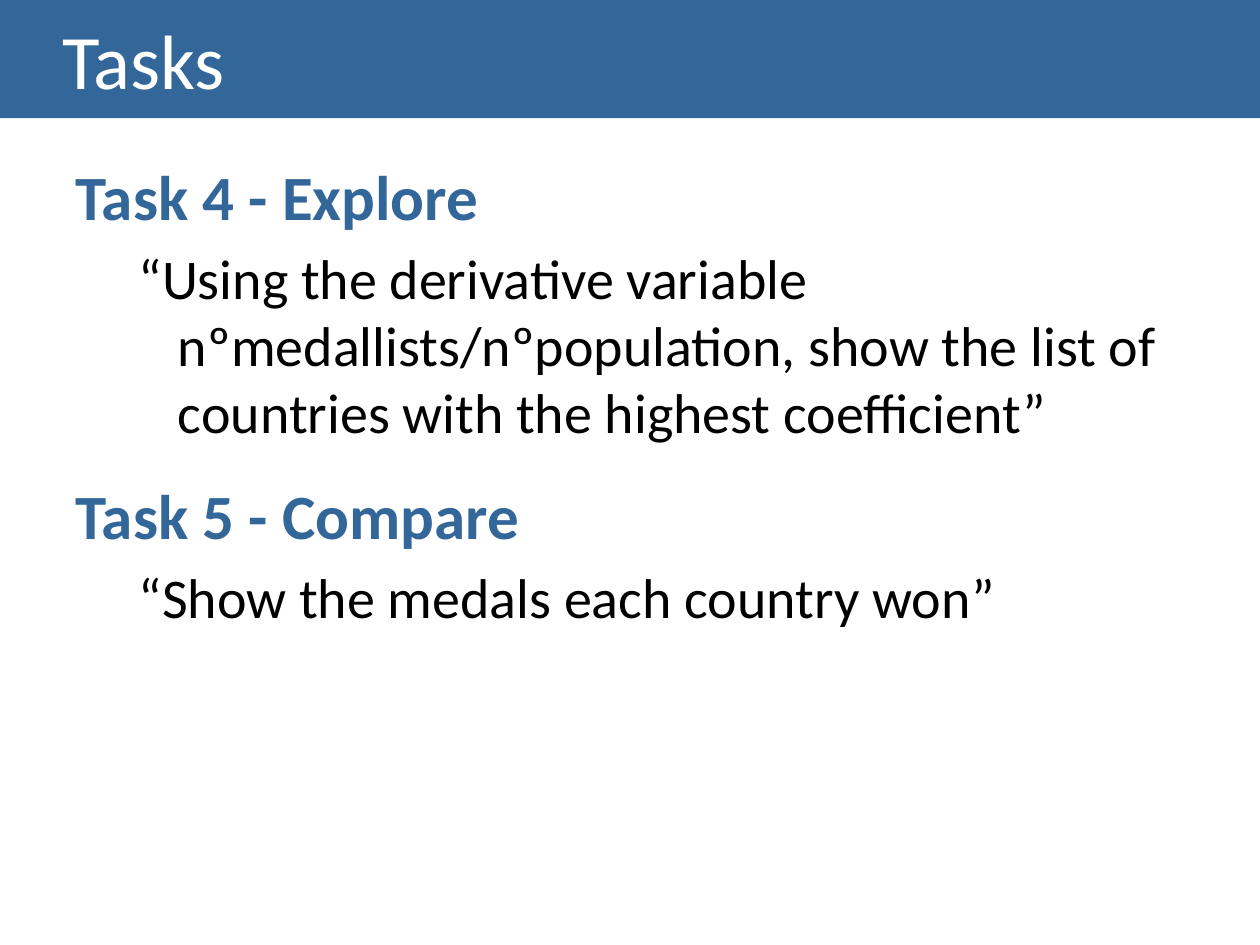
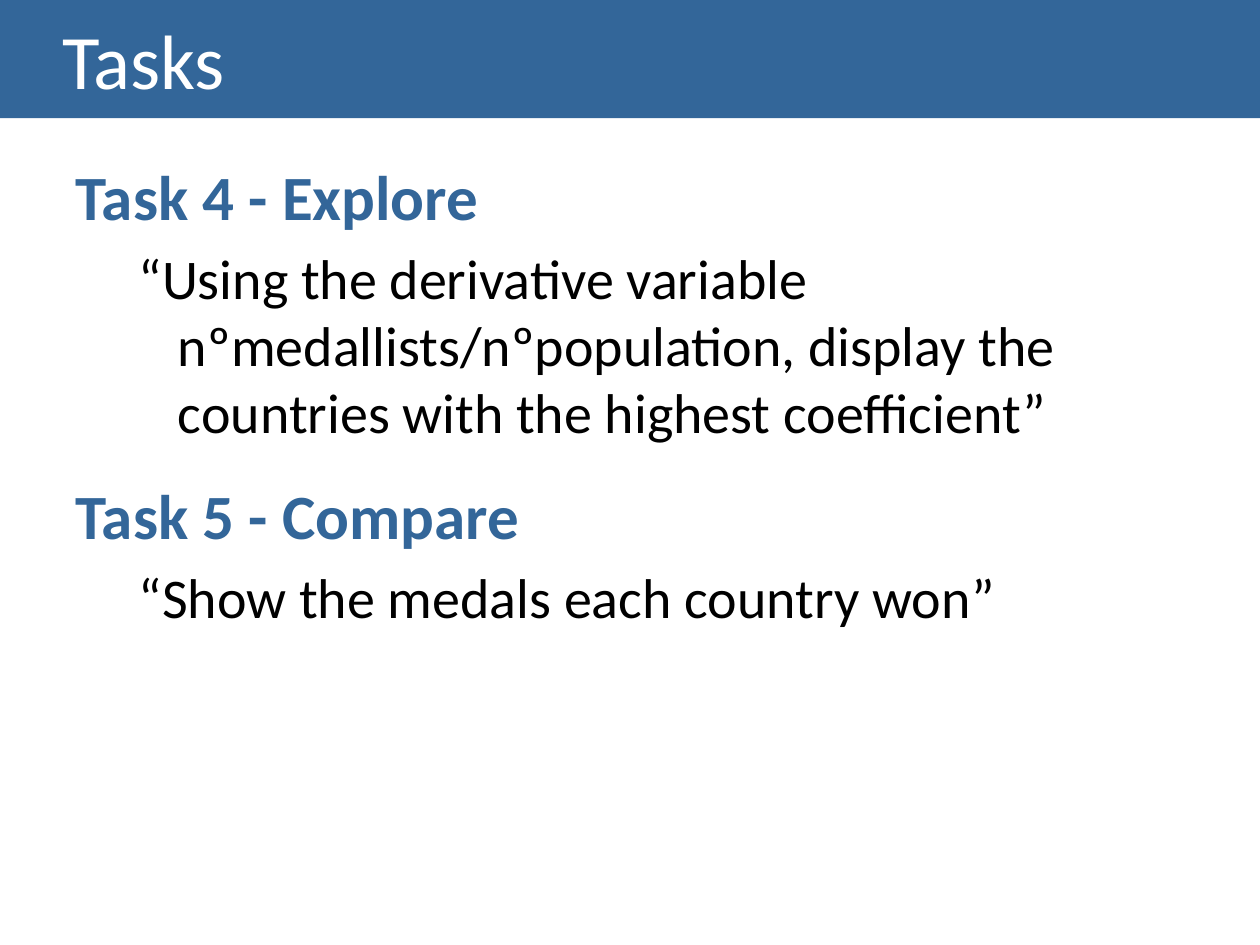
Before and after one commit to carboned4/V_I_2015_1, a slide deck: slide 12 of Lab03-grupo1-olympics.pptx. Drawn at 1260x945 pixels with LibreOffice and Linux fonts; fonts in the diff are those of the drawing. Boxes give left, top, right and bottom in pixels: in the first picture for what was removed or moved away, otherwise in the second. Text is boxed around its words. In the diff, an @@ line names an element or a change of style, - is before the commit and + after.

Commit message:
fixes de show list-> display

```diff
--- a/Lab03-grupo1-olympics.pptx
+++ b/Lab03-grupo1-olympics.pptx
@@ text at [139, 258, 1055, 443]: text changed @@
-  “Using the derivative variable nºmedallists/nºpopulation, show the list of countries with the highest coefficient”
+  “Using the derivative variable nºmedallists/nºpopulation, display the countries with the highest coefficient”
```
Also in this commit, not shown: 1 other slide changed, 1 other file.
